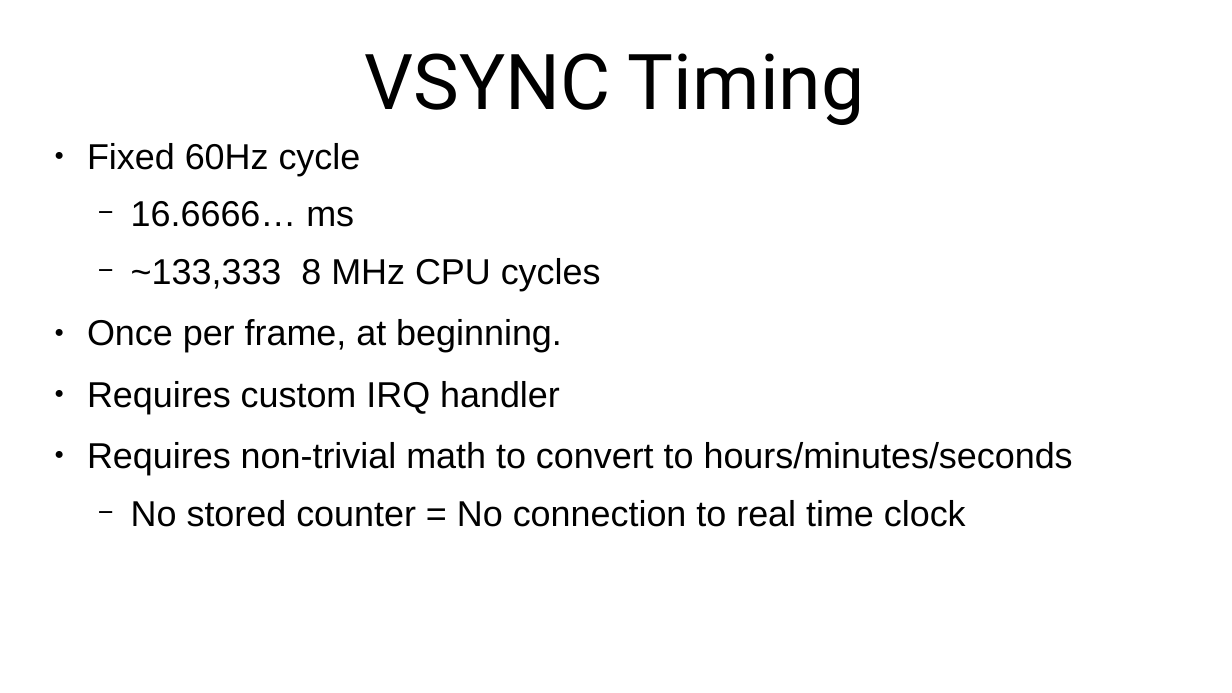
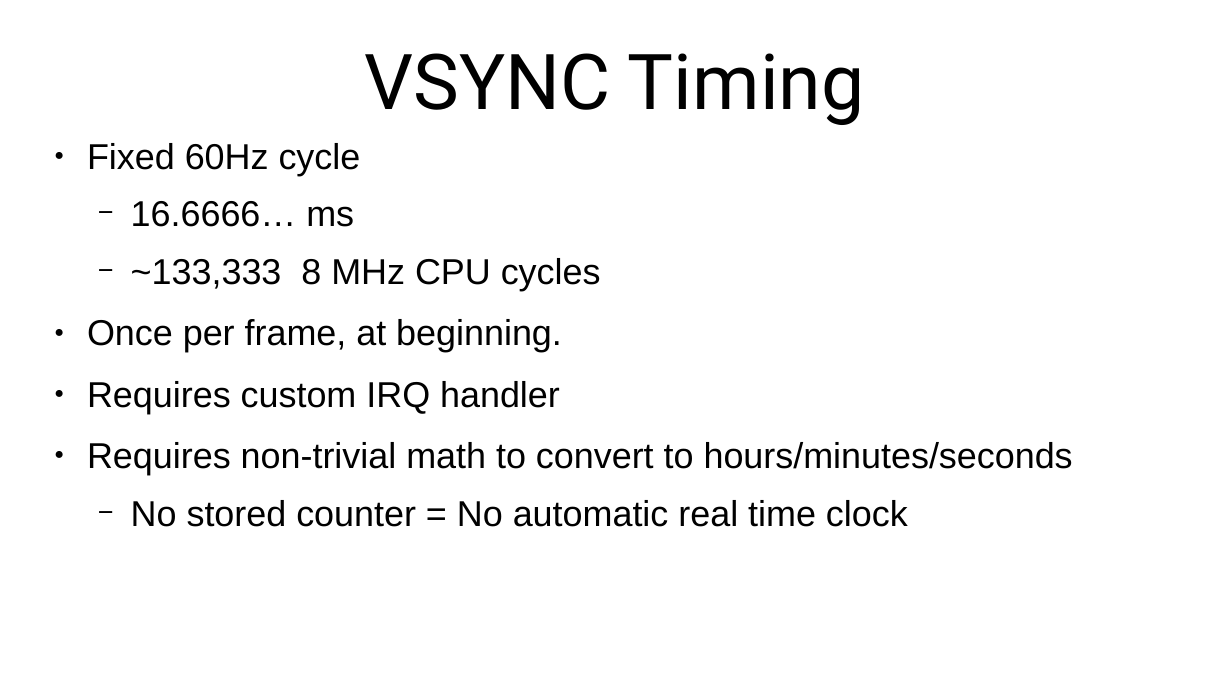
Before and after one commit to SlithyMatt/x16-assembly-tutorial, a slide deck: slide 2 of Lesson16/Lesson16.odp. Drawn at 1232x693 pixels with LibreOffice and Linux fonts; fonts in the diff are those of the drawing. Boxes give left, top, right and bottom in pixels: in the first picture for what was removed or moved away, otherwise in the second. Text is boxed around its words. In the diff, an @@ line names an element or a change of style, - is before the commit and + after.

```diff
--- a/Lesson16/Lesson16.odp
+++ b/Lesson16/Lesson16.odp
@@ text at <box>131,500,908,527</box>: text changed @@
-  − No stored counter = No connection to real time clock
+  − No stored counter = No automatic real time clock
```
Also in this commit, not shown: 1 other slide changed, 2 other files.
